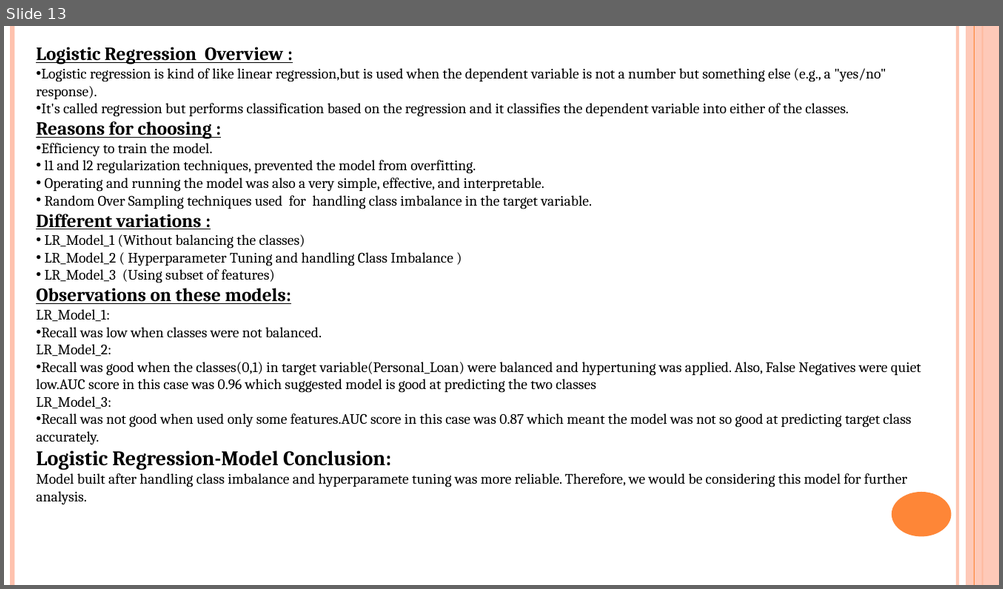
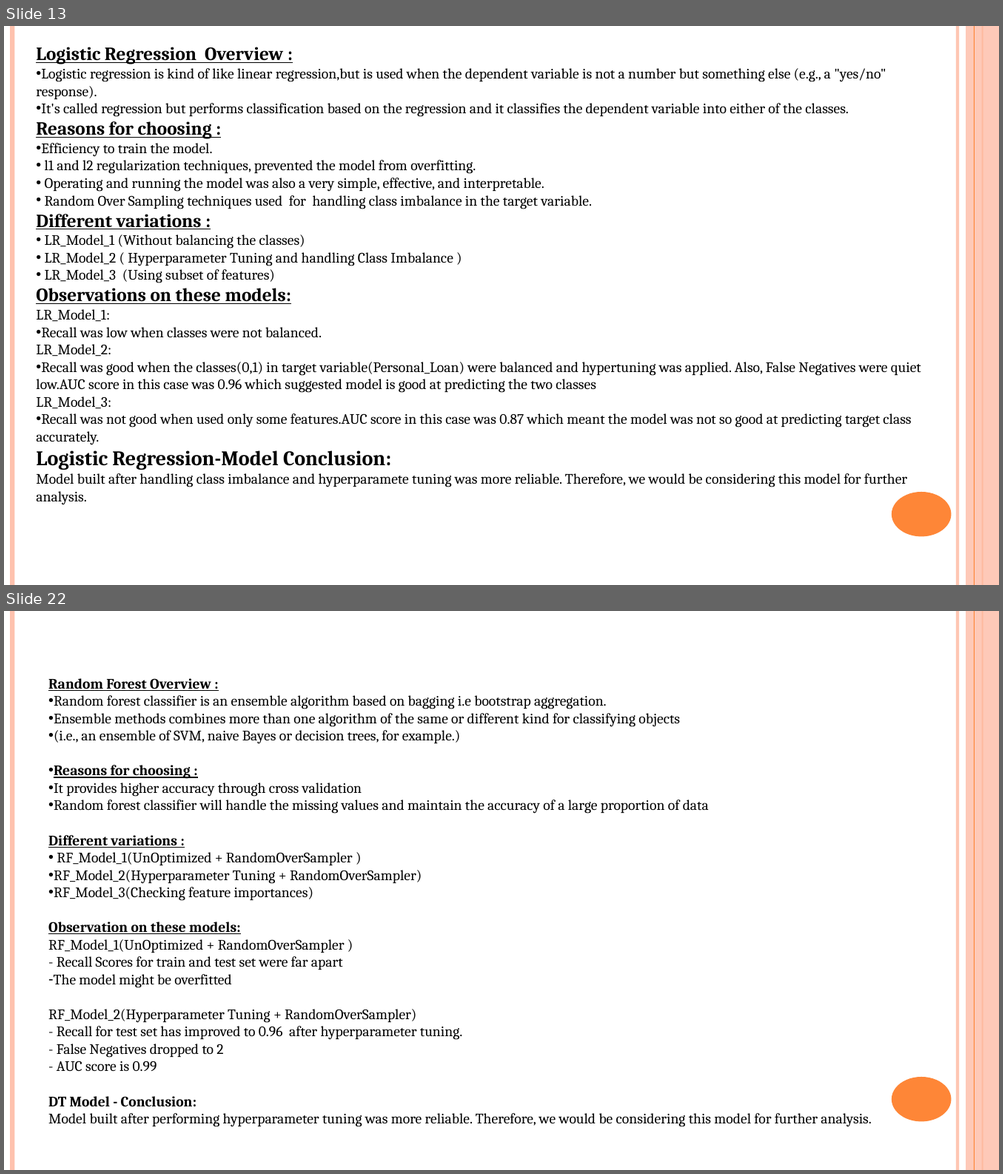
Before and after one commit to sachniv1023/final_project, a slide deck: Personal loan Campaign.pptx. Shown one above the other, each under a label of ours: slide 13 before the commit, slides 13 and 22 after it; the slides between them are not shown. The pictures are 1003x589 and 1003x1174 pixels, drawn with LibreOffice and Linux fonts; fonts in the diff are those of the drawing. Boxes give left, top, right and bottom in pixels: in the first picture for what was removed or moved away, otherwise in the second. Text is boxed around its words. In the diff, an @@ line names an element or a change of style, - is before the commit and + after.

```diff
--- a/Personal loan Campaign.pptx
+++ b/Personal loan Campaign.pptx
@@ slide 22 added at box(4, 611, 999, 1170), background #FFFFFF; not listed: 6 template elements that a slide beside it also shows @@
@@ text added at box(48, 678, 871, 1128), 14 pt, text #000000 @@
+Random Forest Overview :
+• Random forest classifier is an ensemble algorithm based on bagging i.e bootstrap aggregation.
+• Ensemble methods combines more than one algorithm of the same or different kind for classifying objects
+• (i.e., an ensemble of SVM, naive Bayes or decision trees, for example.)
+• Reasons for choosing :
+• It provides higher accuracy through cross validation
+• Random forest classifier will handle the missing values and maintain the accuracy of a large proportion of data
+Different variations :
+• RF_Model_1(UnOptimized + RandomOverSampler )
+• RF_Model_2(Hyperparameter Tuning + RandomOverSampler)
+• RF_Model_3(Checking feature importances)
+Observation on these models:
+RF_Model_1(UnOptimized + RandomOverSampler )
+- Recall Scores for train and test set were far apart
+– The model might be overfitted
+RF_Model_2(Hyperparameter Tuning + RandomOverSampler)
+- Recall for test set has improved to 0.96 after hyperparameter tuning.
+- False Negatives dropped to 2
+- AUC score is 0.99
+DT Model - Conclusion:
+Model built after performing hyperparameter tuning was more reliable. Therefore, we would be considering this model for further analysis.
```
Also in this commit, not shown: 5 slides changed, 7 other slides added, 2 slides removed, 1 other file.
